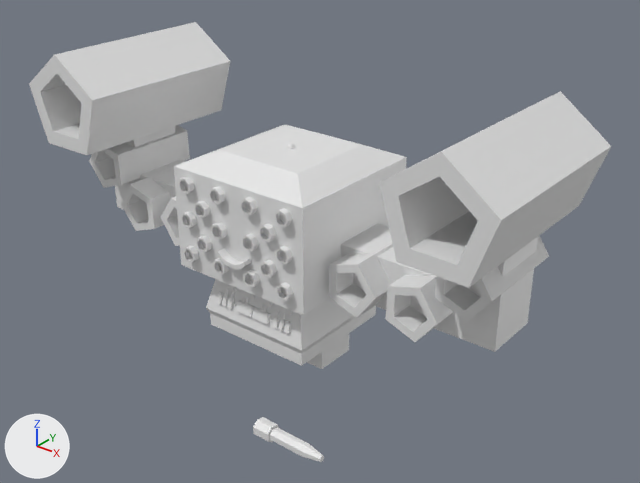
The glTF model dist/dat/model/boss.glb: old version first, new version second.
Before and after are seen from a camera (50 mm lens) standing at (74.2, -86.5, 54.3) and looking at (7.8, -3.6, 2.9). Arrows for +X, +Y and +Z are at lower left; the lights stay in place. Where no turn or scale is listed for an object, it has been applied to the vertices.

The older version as bpy lines, for what is in view:
```python
ob_bigguns = bpy.data.objects.new('BigGuns', me_cylinder_003)
ob_bigguns.parent = ob_mainobject
ob_bigguns.location = (0.0, 0.0, 0.0)
ob_bodydecoration = bpy.data.objects.new('BodyDecoration', me_cube_002)
ob_bodydecoration.location = (0.0, 0.0, 0.0)
ob_cylinder_008 = bpy.data.objects.new('Cylinder.008', me_cylinder_012)
ob_cylinder_008.location = (23.7, -32.2, -3.0)
ob_mainobject = bpy.data.objects.new('MainObject', me_cube)
ob_mainobject.location = (0.0, 0.0, 0.0)
ob_mainobject.rotation_euler = (0.0, 0.0, -1.571)  # degrees (0, 0, -90)
ob_missiles = bpy.data.objects.new('Missiles', me_cylinder_007)
ob_missiles.location = (0.0, 0.0, 0.0)
ob_smallguns = bpy.data.objects.new('Smallguns', me_cylinder_002)
ob_smallguns.location = (0.0, 0.0, 0.0)
ob_smile = bpy.data.objects.new('Smile', me_cube_007)
ob_smile.location = (0.0, 0.0, 0.0)
```
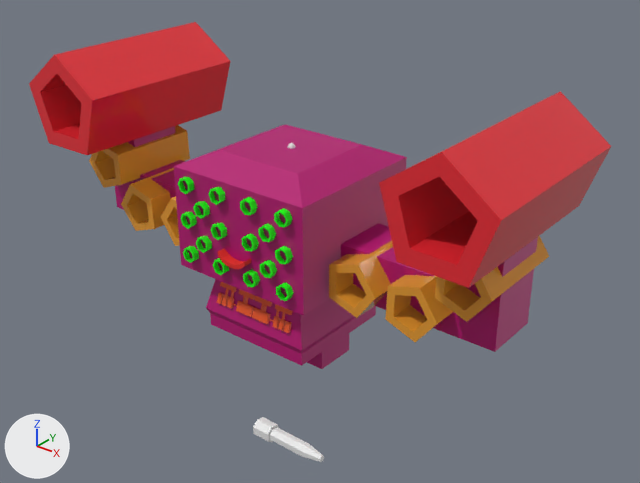
Where the change shows, as pixel boxes (x1, y1, x2, y2) in the pictures (640 x 483 px):
'BigGuns', recoloured (white to red)
    both: (29, 22, 611, 288)
'MainObject', recoloured (white to pink)
    both: (115, 125, 538, 369)
'Smallguns', recoloured
    both: (89, 125, 549, 342)
'Missiles', recoloured (white to green)
    both: (178, 177, 294, 301)
'BodyDecoration', recoloured (white to orange)
    both: (217, 282, 293, 333)
'Smile', recoloured (white to red)
    both: (218, 248, 251, 269)

The change, as a diff of the scene's bpy script:
```diff
--- a/dist/dat/model/boss.glb.py
+++ b/dist/dat/model/boss.glb.py
@@ mat_material @@
 mat_material = principled_material('Material')
-mat_material.base_color = (0.8, 0.8, 0.8)  # white #e7e7e7
+mat_material.base_color = (0.461, 0.0, 0.163)  # pink #b50070
 mat_material.roughness = 0.4
@@ mat_material_002 @@
 mat_material_002 = principled_material('Material.002')
-mat_material_002.base_color = (0.8, 0.8, 0.8)  # white #e7e7e7
+mat_material_002.base_color = (0.8, 0.0242, 0.0361)  # red #e72b35
@@ mat_material_003 @@
 mat_material_003 = principled_material('Material.003')
-mat_material_003.base_color = (0.8, 0.8, 0.8)  # white #e7e7e7
+mat_material_003.base_color = (0.8, 0.0899, 0.0146)  # orange #e75520
@@ mat_material_004 @@
 mat_material_004 = principled_material('Material.004')
-mat_material_004.base_color = (0.8, 0.8, 0.8)  # white #e7e7e7
+mat_material_004.base_color = (0.0115, 1.0, 0.00861)  # green #1cff17
@@ mat_material_001 @@
 mat_material_001 = principled_material('Material.001')
-mat_material_001.base_color = (0.8, 0.8, 0.8)  # white #e7e7e7
+mat_material_001.base_color = (0.8, 0.334, 0.0316)  # orange #e79c32
@@ mat_material_005 @@
 mat_material_005 = principled_material('Material.005')
-mat_material_005.base_color = (0.8, 0.8, 0.8)  # white #e7e7e7
+mat_material_005.base_color = (0.8, 0.0205, 0.0147)  # red #e72720
```
